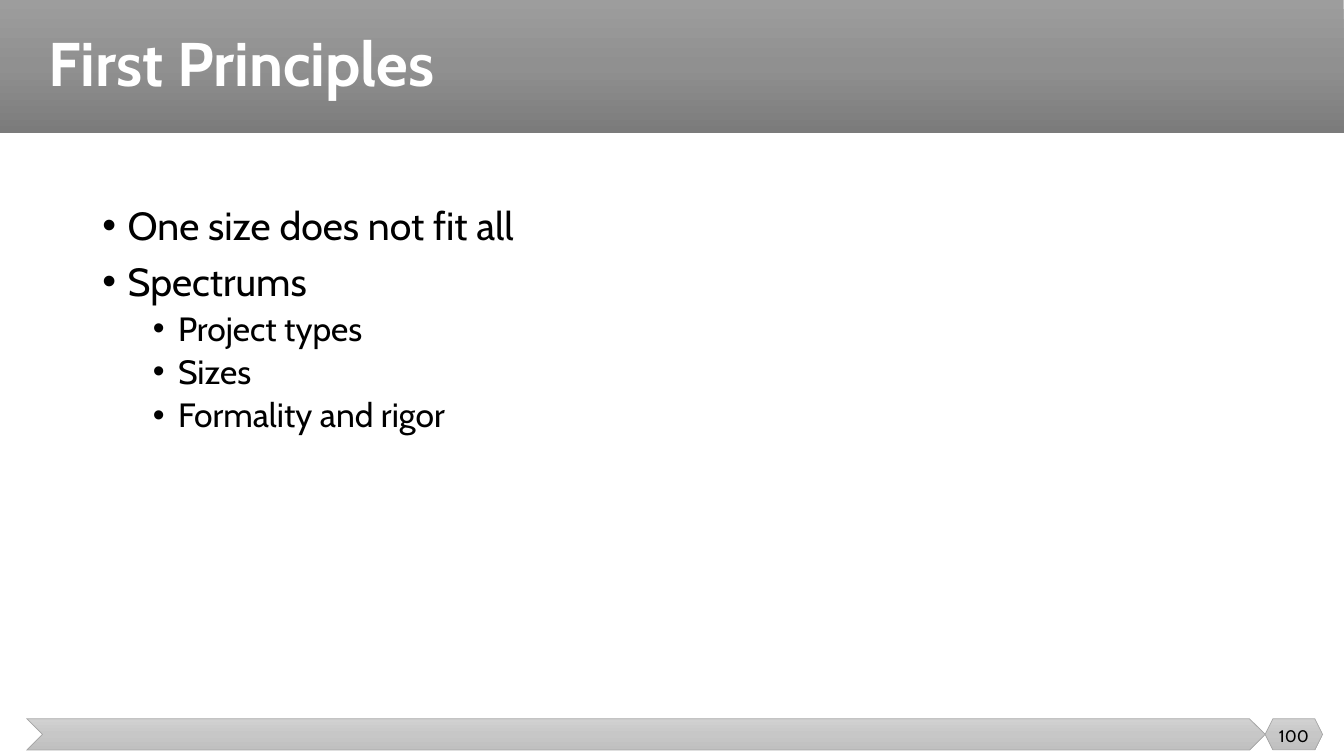
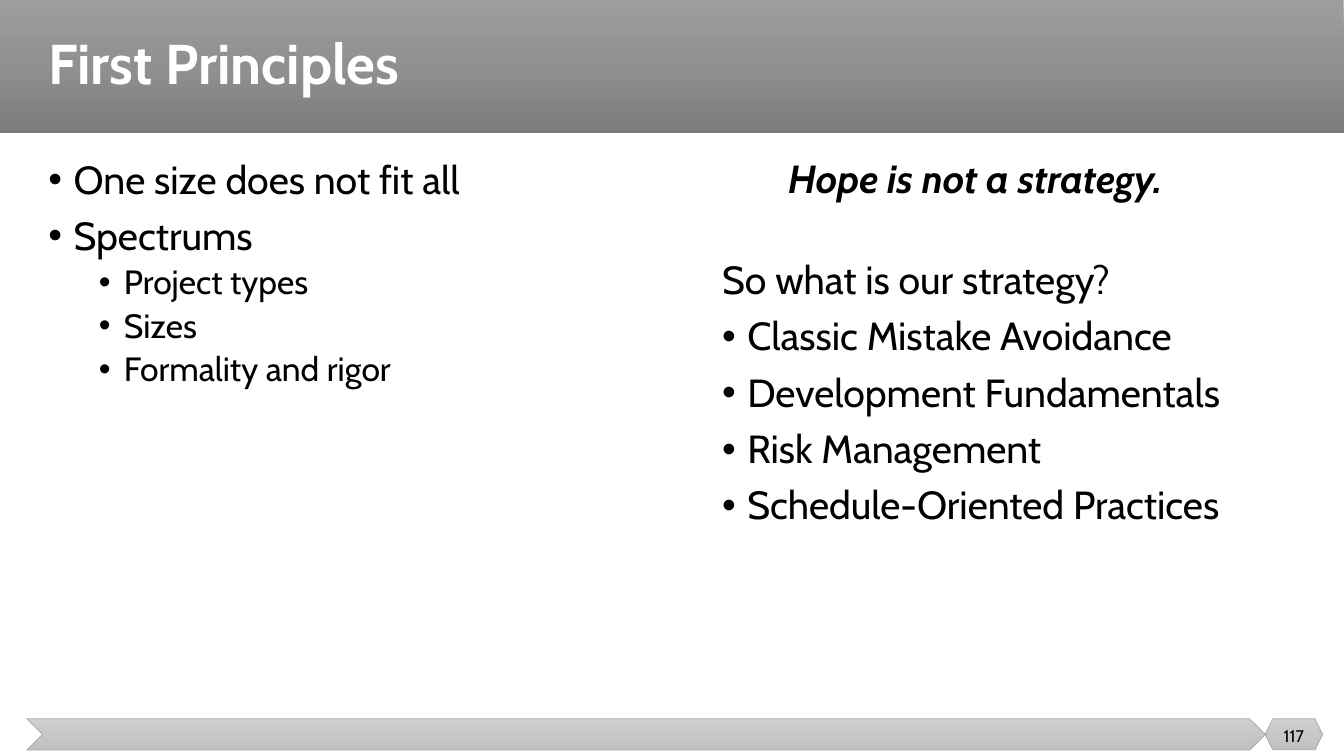
Before and after one commit to malenezi/malenezi, a slide deck: slide 117 of SE423/Lectures/2-SE Context/Project Management and SE Context.pptx (slide 100 before the commit). Drawn at 1344x756 pixels with LibreOffice and Linux fonts; fonts in the diff are those of the drawing. Boxes give left, top, right and bottom in pixels: in the first picture for what was removed or moved away, otherwise in the second. Text is boxed around its words. In the diff, an @@ line names an element or a change of style, - is before the commit and + after.

```diff
--- a/SE423/Lectures/2-SE Context/Project Management and SE Context.pptx
+++ b/SE423/Lectures/2-SE Context/Project Management and SE Context.pptx
@@ title "First Principles" at [48, 42, 399, 97]: size 44 to 40 pt @@
@@ text "One size does not fit ...": place and size @@
-text "One size does not fit ..." at [128, 210, 513, 435]
+text "One size does not fit ..." at [74, 164, 459, 389]
@@ text added at [722, 165, 1220, 520], 28 pt, text #000000 @@
+Hope is not a strategy.
+So what is our strategy?
+• Classic Mistake Avoidance
+• Development Fundamentals
+• Risk Management
+• Schedule-Oriented Practices
@@ page number at [1284, 730, 1304, 742]: text changed @@
-100
+117
```
Also in this commit, not shown: 56 other slides changed, 1 slide added, 15 slides removed, 7 other files.
